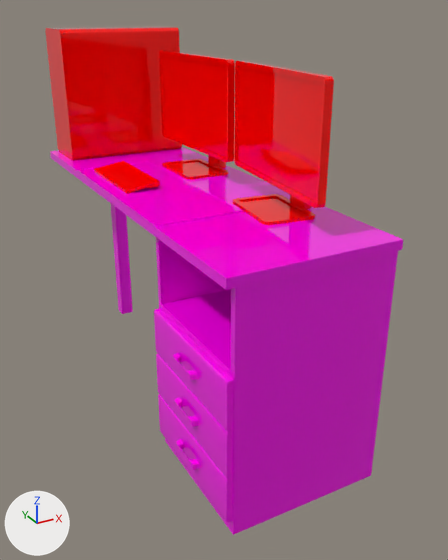
The glTF model static/desktop.gltf, before and after one commit.
One viewpoint serves both versions: a 50 mm camera at (-0.643, -1.403, 0.717) aimed at (-0.129, -0.469, 0.251). The lights are fixed; the arrows at lower left show +X, +Y and +Z. The first picture is the older version. Where no turn or scale is listed for an object, it has been applied to the vertices.

Names of what the first picture shows: 'Box001', 'MesaEscala1:5', 'PantallaBenQ', 'PantallaBenQ001', 'Teclado'.
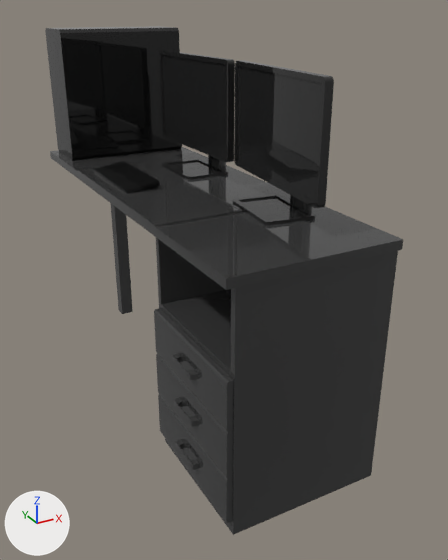
The change in detail:
Material 'teclado_y_ordenador' (mat_teclado_y_ordenador) is new.
Its base color is (0.00837, 0.00837, 0.00837) (black #171717).
Its roughness is 0.0.
Material 'pantallas' (mat_pantallas) is new.
Its base color is (0.0189, 0.0189, 0.0189) (black #252525).
Its roughness is 0.0.
Material 'mesa' (mat_mesa) is new.
Its base color is (0.0446, 0.0446, 0.0446) (dark grey #3c3c3c).
Its roughness is 0.0.
me_mesaescala1_5 has 410 vertices, 824 faces and spans x -0.144..0.141, y -0.789..0.027, z 0.0..0.424.
me_mesaescala1_5 no longer uses material mat_material__22 (pink #fe00eb).
me_mesaescala1_5 gains material mat_mesa (dark grey #3c3c3c).
me_teclado has 88 vertices, 172 faces and spans x 0.222..0.285, y -0.068..0.112, z -0.004..0.01.
me_teclado no longer uses material mat_material__21 (red #ff0000).
me_teclado gains material mat_teclado_y_ordenador (black #171717).
me_pantallabenq has 338 vertices, 650 faces and spans x -0.049..0.071, y -0.129..0.16, z -0.004..0.212.
me_pantallabenq no longer uses material mat_material__21 (red #ff0000).
me_pantallabenq gains material mat_pantallas (black #252525).
me_pantallabenq001 has 338 vertices, 650 faces and spans x -0.045..0.069, y -0.129..0.16, z -0.004..0.212.
me_pantallabenq001 no longer uses material mat_material__21 (red #ff0000).
me_pantallabenq001 gains material mat_pantallas (black #252525).
me_box001 has 24 vertices, 44 faces and spans x -0.127..0.127, y -0.057..0.057, z 0.0..0.257.
me_box001 no longer uses material mat_material__21 (red #ff0000).
me_box001 gains material mat_teclado_y_ordenador (black #171717).

What differs and where, as boxes [x1, y1, x2, y2] in the pictures (448 x 560 px):
'MesaEscala1:5', recoloured (pink to dark grey)
    both: [50, 147, 403, 535]
'Box001', recoloured (red to black)
    both: [45, 26, 182, 160]
'PantallaBenQ', recoloured (red to black)
    both: [233, 60, 334, 225]
'PantallaBenQ001', recoloured (red to black)
    both: [159, 50, 235, 179]
'Teclado', recoloured (red to black)
    both: [94, 161, 160, 193]
